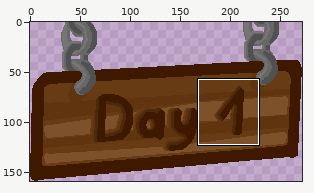
One commit to this pixel-art file: assets/sign.aseprite. Above, an overview of the earlier version with the close-up marked.
Close-up. Earlier state:
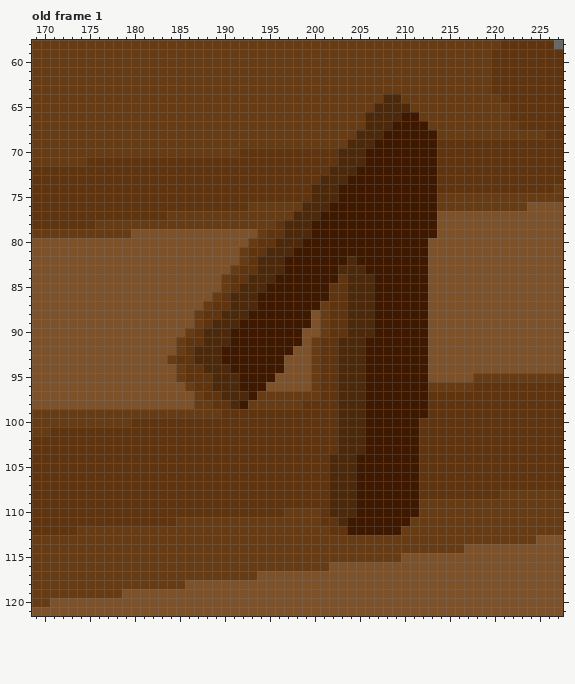
272x159 pixels, 1 frame. Shown: old frame 1: x 169..227, y 58..121. The commit also changed other frames or places, which this record leaves out.
The result:
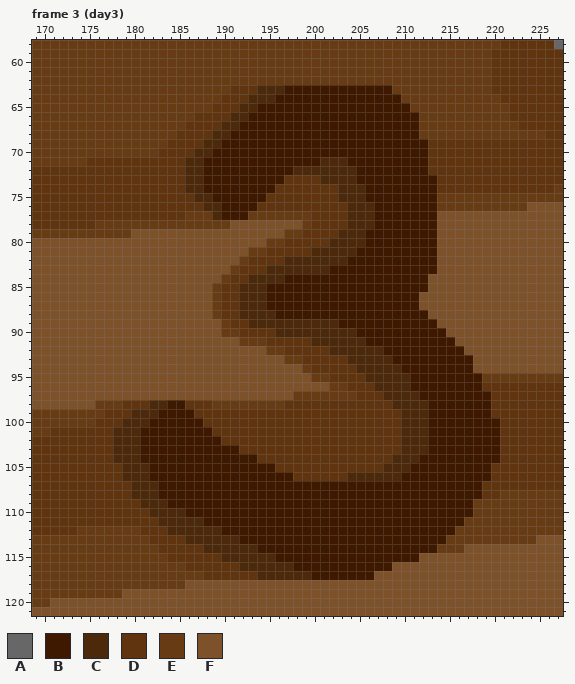
Palette (. is transparent): A #676767  B #3e1900  C #4c290a  D #5f340e  E #673c15  F #7d512a
A new or re-ordered frame is compared with the old frame closest to it.
What changed:
frames 1 -> 3
Changed rows in their new state; - is an unchanged pixel.
Frame 3 (day3) is new; against old frame 1, layer "sign":
first column x 176:
 63 ---------------DDDCCCBBBBBBBBBBBB------------
 64 --------------DDDCCCBBBBBBBBBBBBBB-----------
 65 -------------DDDCCBBBBBBBBBBBBBBBBB----------
 66 -----------DDDDCCBBBBBBBBBBBBBBBBB-----------
 67 ----------DDDDCCBBBBBBBBBBBBBBBBB---E--------
 68 ---------DDDDCCBBBBBBBBBBBBBBBBB----EE-------
 69 --------DDDDCCBBBBBBBBBBBBBBBBB------D-------
 70 -------DDDDCCBBBBBBBBBBBBBBBBB-------D-------
 71 ----------CCBBBBBBBBBBBBBCC-BB-------D-------
 72 ----------CCBBBBBBBBBBCCCC-----------D-------
 73 ----------CCBBBBBBBBB-------C----------------
 74 ----------CCBBBBBBBB----DDDCCC---------------
 75 -----------CCBBBBBB-----DDDCCC---------------
 76 ------------CCBBBBDDDDDDDDDDCCC--------------
 77 --------DD---CBBB-----EEDDDDCCC--------------
 78 ---------------FFFFFFFFEDDDDCCC--------------
 79 ------------------FFFEEDDDDCCC---------------
 80 -----------------FFEEDDDDDCCCC-------B-------
 81 ----------------FEEDDDDDCCCCC--------B-------
 82 ------------------DDDCCCCCCCB--------B-------
 83 ------------------D--CCCCC-BBB-------B-------
 84 --------------------C------BBBB--------------
 85 -------------ED-----------BBBBB--------------
 86 ---------------D--C-------BBBBB-----F--------
 87 ------------FE-D--C------BBBBBB-----F--------
 88 -----------FFEDD-CCC----BBBBBBB--------------
 89 -----------FFFEDDCCCCCCCCCCBBBB------B-------
 90 ----------FFFFEEDDDDCCCCCCCC-BB------BB------
 91 ---------FFFFFFFEEEDDDDDCCC----------BBB-----
 92 ---------FFFFFFFFFFEEDDDD-C---CC-----BBBB----
 93 --------FFFFFFFFFFFFFEEDD--D--CCC----BBBBB---
 94 ---------FFFFFFFFFFFF--ED--DD-CCCC---BBBBB---
 95 ---------FFFFFFFFFFF-----E-DDDCCCCC--BBBBBB--
 96 ----------FFFFFFFFF-----FFEEDDDCCCC--BBBBBB--
 97 -----------FFFFFFFFFFF---EEEEDDDCCCC-BBBBBBB-
 98 EEEDDDCCBBDDDEEEE----DD----DDDDDDCCCCBBBBBBB-
 99 -DDDCCCBBBBDDD-------------DDDDDDDCCCBBBBBBB-
100 DDDCCCBBBBBB---------------DDDDDDDCCCBBBBBBBB
101 --CCCBBBBBBBB--------------DDDDDDDCCCBBBBBBBB
102 --CCCBBBBBBBBB-------------DDDDDDDCCCBBBBBBBB
103 --CCCBBBBBBBBBBB-----------DDDDDDDCCCBBBBBBBB
104 --CCCBBBBBBBBBBBBB--------DDDDDDDCCCBBBBBBBBB
105 ---CCCBBBBBBBBBBBBBB------DDDDDDCCC-BBBBBBBB-
106 ---CCCBBBBBBBBBBBBBBBB----DD-CCCCC--BBBBBBBB-
107 ----CCCBBBBBBBBBBBBBBBBBBBBBB-------BBBBBBB--
108 ----CCCBBBBBBBBBBBBBBBBBBBBBB-------BBBBBBB--
109 -----CCCBBBBBBBBBBBBBBBBBBBBB-------BBBBBB---
110 ------CCCCBBBBBBBBBBBBBBBBBBB-------BBBBBB---
111 -------CCCCCBBBBBBBBBBBBBBBB-------BBBBBB----
112 -----DDDCCCCCCBBBBBBBBBBBBBB------BBBBBB-----
113 ------DDDDCCCCCCBBBBBBBBBBBBBBBBBBBBBBB------
114 -------DDDDDCCCCCCBBBBBBBBBBBBBBBBBBBB-------
115 --------DDDDDDCCCCCCBBBBBBBBBBBBBBBB---------
116 ----------DDDDDDCCCCCCBBBBBBBBBBB------------
117 ------------DDDDDDCCCCCCBBBBBBB--------------
Pixel boxes of the changes (left, top, right, bottom) in both close-ups:
changed: (95, 85, 500, 580)
